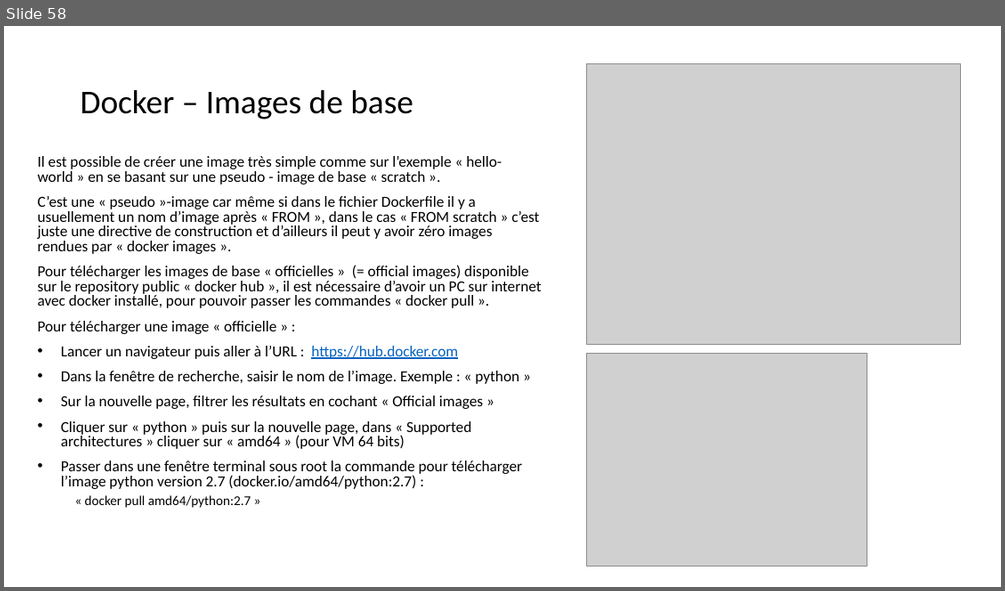
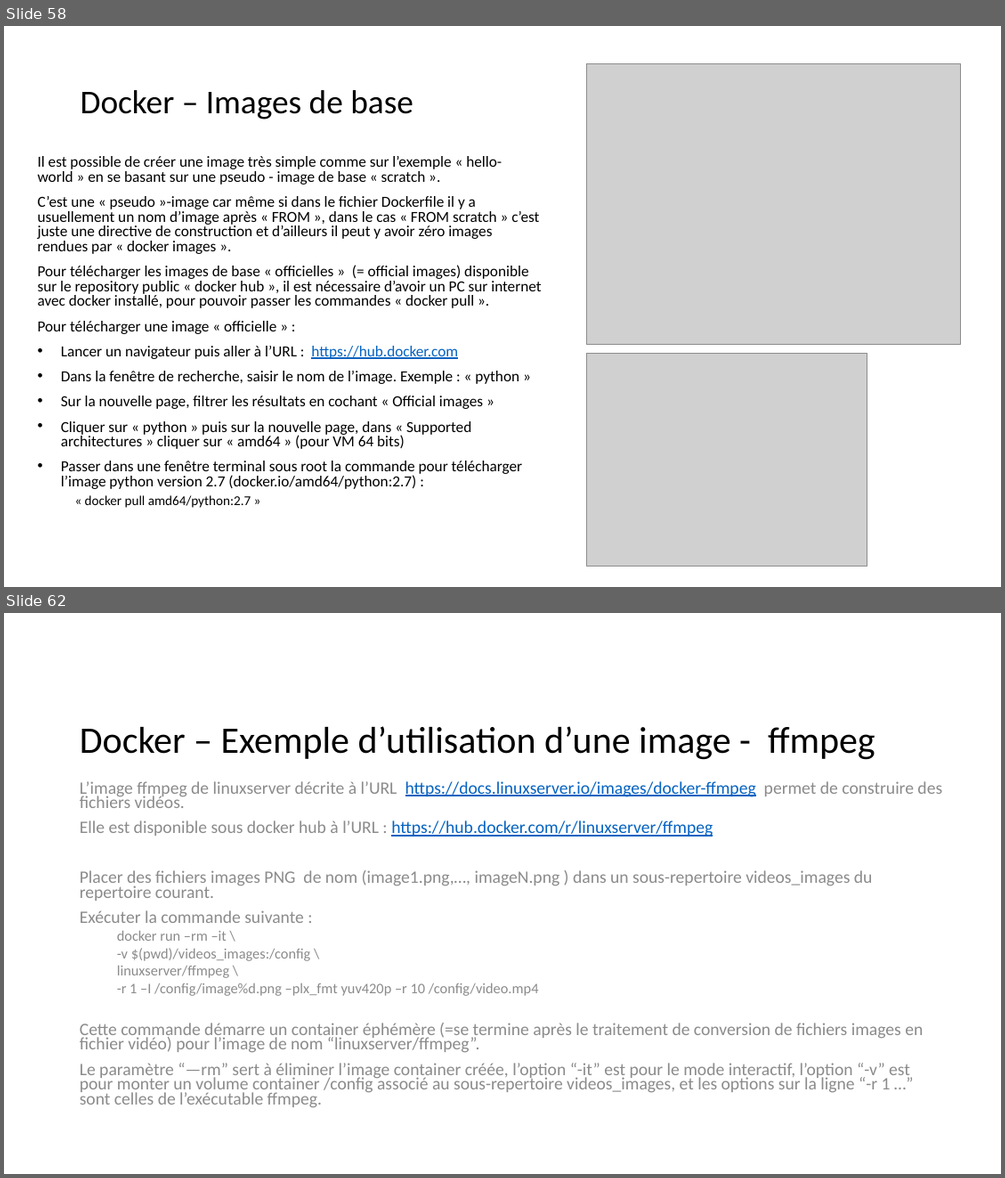
Before and after one commit to dominiquelaurain/fastecdsa, a slide deck: docs/Autoformation_Git.pptx. Shown one above the other, each under a label of ours: slide 58 before the commit, slides 58 and 62 after it; the slides between them are not shown. The pictures are 1005x591 and 1005x1178 pixels, drawn with LibreOffice and Linux fonts; fonts in the diff are those of the drawing; grey boxes stand for pictures. Boxes give left, top, right and bottom in pixels: in the first picture for what was removed or moved away, otherwise in the second. Text is boxed around its words. In the diff, an @@ line names an element or a change of style, - is before the commit and + after.

```diff
--- a/docs/Autoformation_Git.pptx
+++ b/docs/Autoformation_Git.pptx
@@ slide 62 added at bbox=[4, 613, 1001, 1174], background #FFFFFF @@
@@ title added at bbox=[80, 726, 875, 760], 36 pt, text #000000 @@
+Docker – Exemple d’utilisation d’une image - ffmpeg
@@ text added at bbox=[80, 781, 942, 1108], 16.8 pt, text #8C8C8C @@
+L’image ffmpeg de linuxserver décrite à l’URL https://docs.linuxserver.io/images/docker-ffmpeg permet de construire des fichiers vidéos.
+Elle est disponible sous docker hub à l’URL : https://hub.docker.com/r/linuxserver/ffmpeg
+Placer des fichiers images PNG de nom (image1.png,…, imageN.png ) dans un sous-repertoire videos_images du repertoire courant.
+Exécuter la commande suivante :
+  docker run –rm –it \
+  -v $(pwd)/videos_images:/config \
+  linuxserver/ffmpeg \
+  -r 1 –I /config/image%d.png –plx_fmt yuv420p –r 10 /config/video.mp4
+  Cette commande démarre un container éphémère (=se termine après le traitement de conversion de fichiers images en fichier vidéo) pour l’image de nom “linuxserver/ffmpeg”.
+  Le paramètre “—rm” sert à éliminer l’image container créée, l’option “-it” est pour le mode interactif, l’option “-v” est pour monter un volume container /config associé au sous-repertoire videos_images, et les options sur la ligne “-r 1 …” sont celles de l’exécutable ffmpeg.
```
Also in this commit, not shown: 3 slides changed, 11 other slides added, 1 slide removed.
